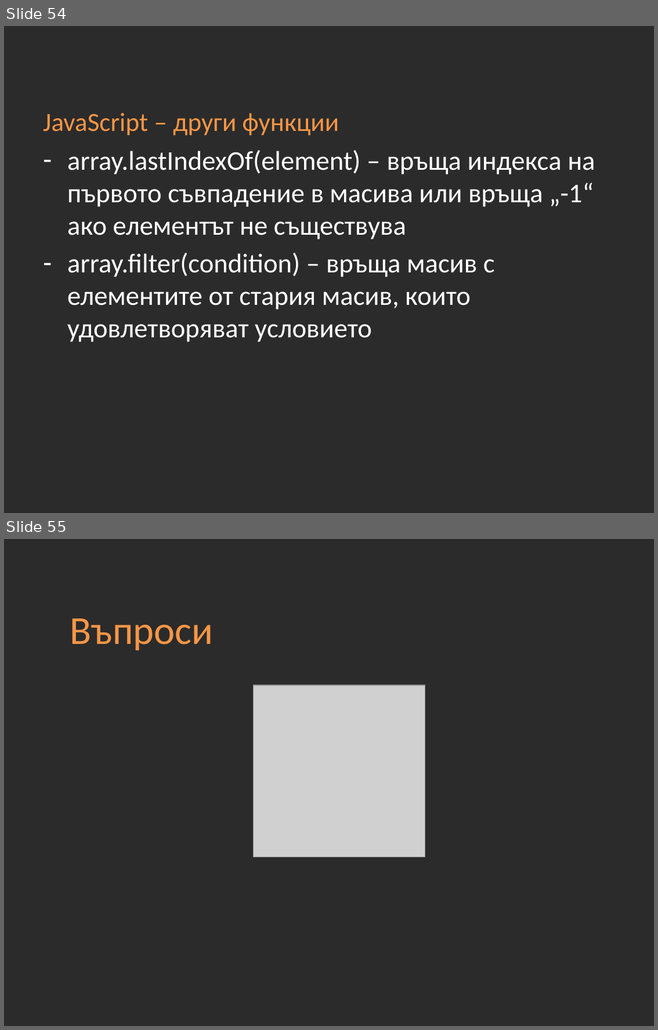
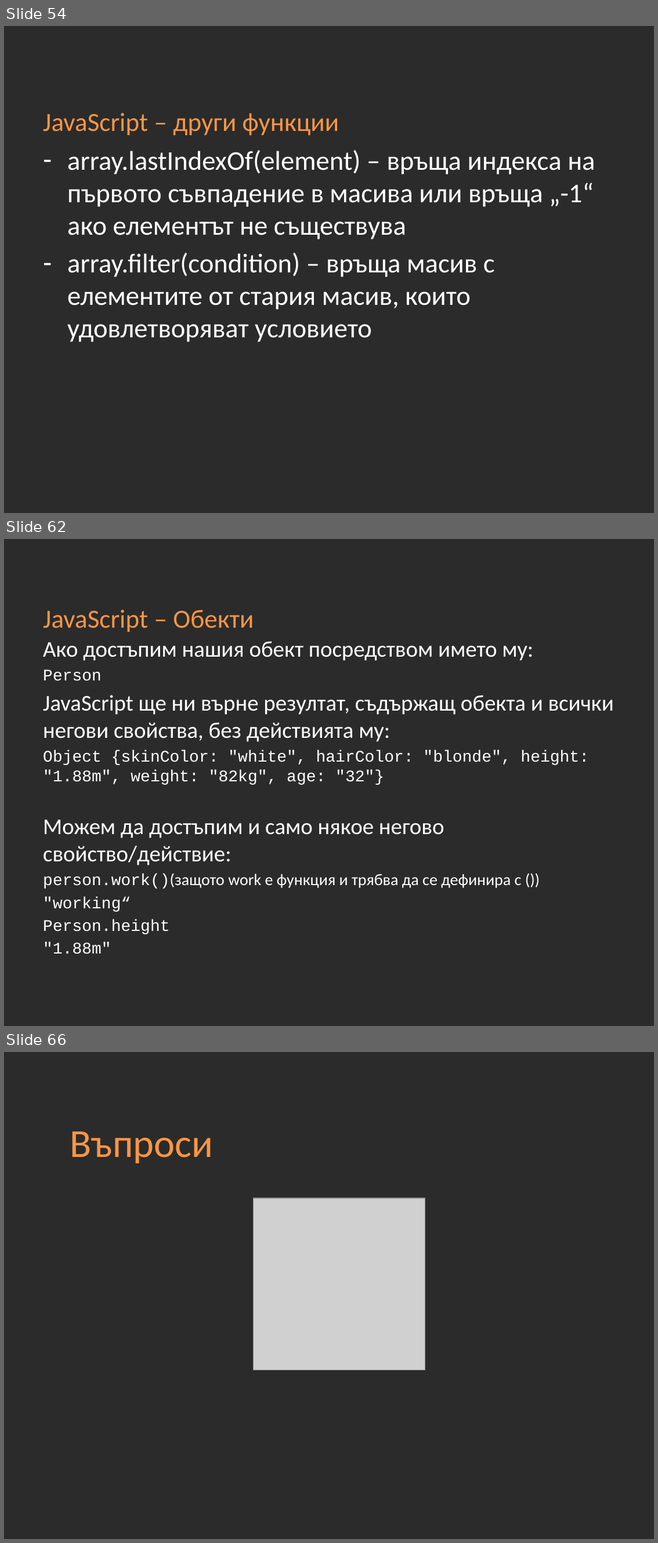
Before and after one commit to Academy-Soft-Intellect/Front-End-Course, a slide deck: 10-JavaScript-Basics.pptx. Shown one above the other, each under a label of ours: slides 54 and 55 before the commit, slides 54, 62 and 66 after it; the slides between them are not shown. The pictures are 658x1030 and 658x1543 pixels, drawn with LibreOffice and Linux fonts; fonts in the diff are those of the drawing; grey boxes stand for pictures; background and template pictures are left out; a plain dark background stands for a picture behind light text. Boxes give left, top, right and bottom in pixels: in the first picture for what was removed or moved away, otherwise in the second. Text is boxed around its words. In the diff, an @@ line names an element or a change of style, - is before the commit and + after.

```diff
--- a/10-JavaScript-Basics.pptx
+++ b/10-JavaScript-Basics.pptx
@@ slide 62 added at (x1=4, y1=539, x2=654, y2=1026), background picture (left out) @@
@@ title added at (x1=43, y1=610, x2=253, y2=632), 29 pt, text #F79646 @@
+JavaScript – Обекти
@@ text added at (x1=43, y1=641, x2=614, y2=954), 18 pt, text #FFFFFF @@
+Ако достъпим нашия обект посредством името му:
+Person
+JavaScript ще ни върне резултат, съдържащ обекта и всички негови свойства, без действията му:
+Object {skinColor: "white", hairColor: "blonde", height: "1.88m", weight: "82kg", age: "32"}
+Можем да достъпим и само някое негово свойство/действие:
+person.work()(защото work e функция и трябва да се дефинира с ())
+"working“
+Person.height
+"1.88m"
@@ what was slide 55 is now slide 66 @@
```
Also in this commit, not shown: 5 slides changed, 10 other slides added.
